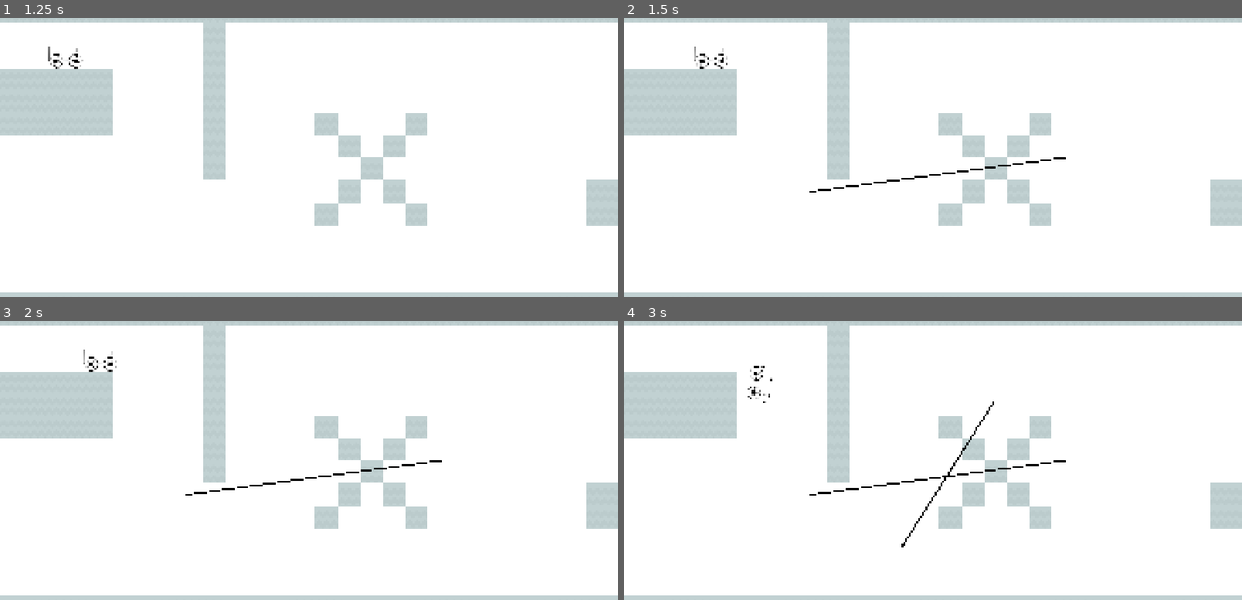
Above: before the commit, frames 1-4 (two rows, left to right).
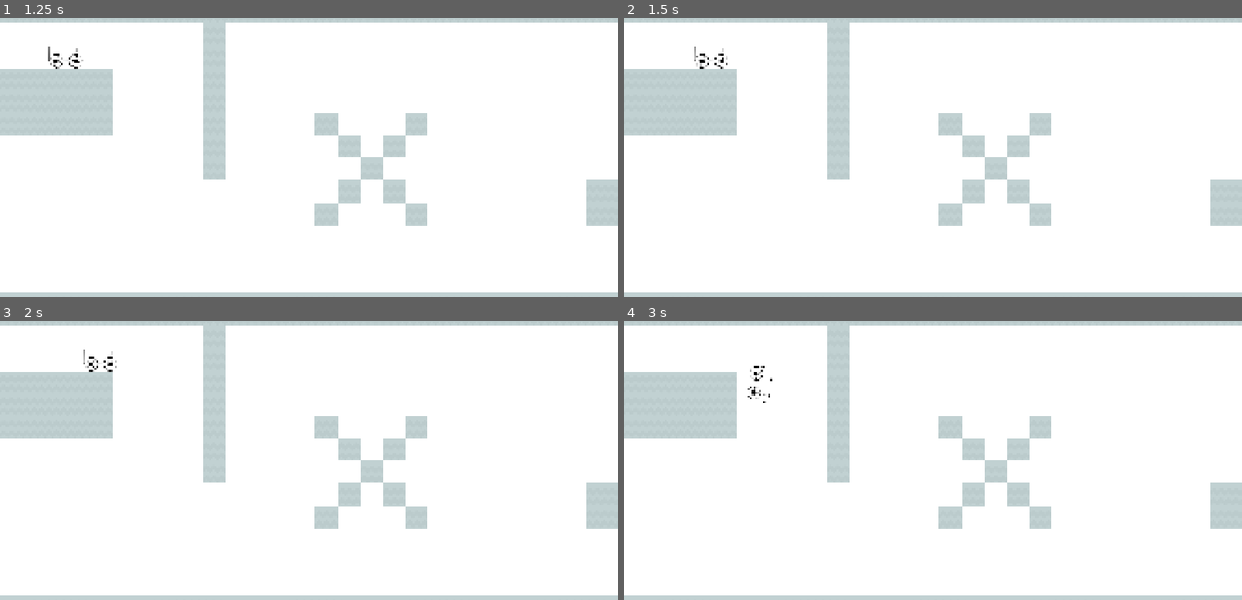
Above: after the commit, the same moments.

Repository: alanmelloni97/godot-template
Game: Godot game, scene res://game_logic/level/level.tscn
Two runs of this game, one before a commit and one after it. Both use one fixed random seed, a clock stepped at 60 frames per second and the inputs below.
Inputs (mouse positions are in pixels of both pictures, inside the frame that each line leads up to):
- Up to frame 1 (1.25 s): tap Enter at 0.5 s; move the mouse to (444, 157) at 0.52 s; press the mouse at (444, 157) at 0.53 s; hold W (accelerate) from 0.53 s (still down); right-click (444, 157) at 0.8 s
- Up to frame 2 (1.5 s): move the mouse to (809, 190) at 1.27 s; release W (accelerate) at 1.28 s; release the mouse at (809, 190) at 1.28 s; hold S (brake) from 1.28 s (still down); right-click (809, 190) at 1.35 s
- Up to frame 3 (2 s): keep holding S (brake); click (185, 493) at 1.55 s
- Up to frame 4 (3 s): move the mouse to (994, 401) at 2.02 s; release S (brake) at 2.03 s; press the mouse at (994, 401) at 2.03 s; hold W (accelerate) from 2.03 s (still down); right-click (994, 401) at 2.3 s; move the mouse to (902, 546) at 2.77 s; release the mouse at (902, 546) at 2.78 s; right-click (902, 546) at 2.85 s

Frame 1 is identical in both runs. In frame 2, 0.2% of the frame differs, in the area x 30-72%, y 49-63%; in frame 3, 0.2%; in frame 4, 0.4%, in the area x 30-72%, y 28-82%.

Commit message:
bruhes working

Diff:
--- /dev/null
+++ b/game_logic/level/brush_handler.gd
@@ -0,0 +1,30 @@
+extends Node
+class_name BrushHandler
+
+enum Brush{ PAINTER, ERASER}
+@export var paint_manager: PaintManager
+@export var erase_manager: EraseManager
+
+var brush: Brush = Brush.PAINTER
+
+func _ready() -> void:
+	erase_manager.process_mode = Node.PROCESS_MODE_DISABLED
+
+func _unhandled_input(event: InputEvent) -> void:
+	if event.is_action_pressed("change_brush"):
+		if brush == Brush.PAINTER:
+			change_brush(Brush.ERASER)
+		else:
+			change_brush(Brush.PAINTER)
+
+
+func change_brush(_brush: Brush):
+	print(_brush)
+	if _brush == Brush.PAINTER:
+		erase_manager.process_mode = Node.PROCESS_MODE_DISABLED
+		paint_manager.process_mode = Node.PROCESS_MODE_INHERIT
+		brush = Brush.PAINTER
+	else:
+		paint_manager.process_mode = Node.PROCESS_MODE_DISABLED
+		erase_manager.process_mode = Node.PROCESS_MODE_INHERIT
+		brush = Brush.ERASER
--- a/game_logic/level/level.tscn
+++ b/game_logic/level/level.tscn
@@ -1,13 +1,17 @@
 [gd_scene format=4 uid="uid://deknwytbin24p"]
 
+[ext_resource type="Script" uid="uid://5m54qnyt4im6" path="res://game_logic/level/brush_handler.gd" id="1_oyh4j"]
 [ext_resource type="Script" uid="uid://cs6mnc0bix7a5" path="res://game_logic/mouse_painter/mouse_painter.gd" id="1_y6m4d"]
 [ext_resource type="PackedScene" uid="uid://d3e46twcei605" path="res://game_logic/vehicle/vehicle.tscn" id="2_3qttp"]
-[ext_resource type="PackedScene" uid="uid://dcln0f8nou1u7" path="res://game_logic/mouse_painter/line.tscn" id="2_7i0e5"]
 [ext_resource type="Texture2D" uid="uid://svrg2r0m212r" path="res://assets/tileset/sheet.png" id="3_3qttp"]
 [ext_resource type="Script" uid="uid://bfw2xskpytgek" path="res://components/mouse_follower/mouse_follower.gd" id="3_guxw8"]
+[ext_resource type="PackedScene" uid="uid://cirt2ex1q75e2" path="res://game_logic/mouse_painter/segment.tscn" id="3_oyh4j"]
+[ext_resource type="Script" uid="uid://b3n0reggskko0" path="res://game_logic/level/line_eraser.gd" id="3_sf1xj"]
 
 [sub_resource type="CircleShape2D" id="CircleShape2D_b7sxp"]
 radius = 2.0
+
+[sub_resource type="CircleShape2D" id="CircleShape2D_oyh4j"]
 
 [sub_resource type="TileSetAtlasSource" id="TileSetAtlasSource_7i0e5"]
 texture = ExtResource("3_3qttp")
@@ -92,22 +96,38 @@
 
 [node name="Level" type="Node2D" unique_id=898447591]
 
-[node name="MousePainter" type="Node" parent="." unique_id=762700113 node_paths=PackedStringArray("map", "mouse_detector")]
+[node name="BrushHandler" type="Node" parent="." unique_id=54407087 node_paths=PackedStringArray("paint_manager", "erase_manager")]
+script = ExtResource("1_oyh4j")
+paint_manager = NodePath("PaintManager")
+erase_manager = NodePath("EraseManager")
+
+[node name="PaintManager" type="Node" parent="BrushHandler" unique_id=762700113 node_paths=PackedStringArray("map", "mouse_pointer")]
 script = ExtResource("1_y6m4d")
-map = NodePath("..")
-line = ExtResource("2_7i0e5")
-mouse_detector = NodePath("../MouseFollower/MouseDetector")
+map = NodePath("../..")
+segment = ExtResource("3_oyh4j")
+mouse_pointer = NodePath("PaintBrush")
 
-[node name="MouseFollower" type="Node" parent="." unique_id=39241476]
-
-[node name="MouseDetector" type="Area2D" parent="MouseFollower" unique_id=1139076505 node_paths=PackedStringArray("object")]
+[node name="PaintBrush" type="Area2D" parent="BrushHandler/PaintManager" unique_id=1139076505 node_paths=PackedStringArray("object")]
 collision_layer = 0
 collision_mask = 5
 script = ExtResource("3_guxw8")
 object = NodePath(".")
 
-[node name="CollisionShape2D" type="CollisionShape2D" parent="MouseFollower/MouseDetector" unique_id=1895995038]
+[node name="CollisionShape2D" type="CollisionShape2D" parent="BrushHandler/PaintManager/PaintBrush" unique_id=1895995038]
 shape = SubResource("CircleShape2D_b7sxp")
+
+[node name="EraseManager" type="Node" parent="BrushHandler" unique_id=1795477852 node_paths=PackedStringArray("eraser_brush")]
+script = ExtResource("3_sf1xj")
+eraser_brush = NodePath("EraserBrush")
+
+[node name="EraserBrush" type="Area2D" parent="BrushHandler/EraseManager" unique_id=139293500 node_paths=PackedStringArray("object")]
+collision_layer = 0
+collision_mask = 2
+script = ExtResource("3_guxw8")
+object = NodePath(".")
+
+[node name="CollisionShape2D" type="CollisionShape2D" parent="BrushHandler/EraseManager/EraserBrush" unique_id=227959419]
+shape = SubResource("CircleShape2D_oyh4j")
 
 [node name="Vehicle" parent="." unique_id=1312619414 instance=ExtResource("2_3qttp")]
 position = Vector2(100, 150)
--- /dev/null
+++ b/game_logic/level/line_eraser.gd
@@ -0,0 +1,13 @@
+extends Node
+class_name EraseManager
+
+signal erased_segment()
+@export var eraser_brush: Area2D
+
+func _ready() -> void:
+	eraser_brush.body_entered.connect(_on_body_entered)
+
+func _on_body_entered(body: Node2D):
+	if Input.is_action_pressed("draw"):
+		body.queue_free()
+		erased_segment.emit()
--- a/game_logic/mouse_painter/mouse_painter.gd
+++ b/game_logic/mouse_painter/mouse_painter.gd
@@ -1,28 +1,24 @@
+class_name PaintManager
 extends Node
 
-class_name MousePainter
 
 signal added_point()
 signal added_line()
 signal cant_start_line()
 signal cant_continue_line()
 
-enum State { IDLE, DRAWING, BLOCKED}
+enum State { IDLE, DRAWING, BLOCKED }
 
 @export var map: Node2D
-@export var line: PackedScene
-@export var mouse_detector: Area2D
+@export var segment: PackedScene
+@export var mouse_pointer: Area2D
 @export var POINT_DISTANCE: float = 10
 var last_point: Vector2
-var current_static_body: StaticBody2D
 var points_placed: int = 1
 var state: State = State.IDLE
 
-func _ready() -> void:
-	_add_static_body.call_deferred()
 
-func _physics_process(delta: float) -> void:
-	print(points_placed)
+func _physics_process(_delta: float) -> void:
 	var mouse_pos: Vector2 = map.get_global_mouse_position()
 	if state == State.IDLE:
 		if Input.is_action_just_pressed("draw"):
@@ -42,56 +38,35 @@
 
 
 func try_start_line(mouse_pos: Vector2):
-	if mouse_detector.has_overlapping_bodies():
+	if mouse_pointer.has_overlapping_bodies():
 		cant_start_line.emit()
 		return
 	last_point = mouse_pos
 	try_placement(mouse_pos)
 
 
-
 func try_placement(mouse_pos: Vector2) -> bool:
-	if mouse_detector.has_overlapping_bodies():
-		print(mouse_detector.get_overlapping_bodies())
+	if mouse_pointer.has_overlapping_bodies():
 		cant_continue_line.emit()
 		finish_line()
 		state = State.BLOCKED
 		return false
 	var mouse_distance: float = last_point.distance_to(mouse_pos)
 	if mouse_distance > POINT_DISTANCE:
-		place_line_collider(last_point, mouse_pos)
-		draw_segment(last_point, mouse_pos)
+		place_segment(last_point, mouse_pos)
 		last_point = mouse_pos
 		state = State.DRAWING
 		return true
 	return false
 
 
-func place_line_collider(a: Vector2, b: Vector2):
-	var new_collision_shape: CollisionShape2D = CollisionShape2D.new()
-	var new_segment: SegmentShape2D = SegmentShape2D.new()
-	new_segment.a = a
-	new_segment.b = b
-	new_collision_shape.shape = new_segment
-	current_static_body.add_child(new_collision_shape)
+func place_segment(a: Vector2, b: Vector2):
+	var new_segment: Segment = segment.instantiate()
+	new_segment.set_segment(a, b)
+	map.add_child(new_segment)
 	points_placed += 1
 	added_point.emit()
 
 
-func draw_segment(a: Vector2, b: Vector2):
-	var new_line: Line2D = line.instantiate()
-	new_line.add_point(a)
-	new_line.add_point(b)
-	add_child(new_line)
-
-
 func finish_line():
-	_add_static_body()
 	added_line.emit()
-
-
-func _add_static_body():
-	current_static_body = StaticBody2D.new()
-	current_static_body.set_collision_layer_value(1, false)
-	current_static_body.set_collision_layer_value(2, true)
-	map.add_child(current_static_body)
--- /dev/null
+++ b/game_logic/mouse_painter/segment.gd
@@ -0,0 +1,13 @@
+extends StaticBody2D
+class_name Segment
+
+
+@export var collision_shape_2d: CollisionShape2D
+@export var line_2d: Line2D
+
+
+func set_segment(a: Vector2, b: Vector2):
+	collision_shape_2d.shape.a = a
+	collision_shape_2d.shape.b = b
+	line_2d.add_point(a)
+	line_2d.add_point(b)
--- /dev/null
+++ b/game_logic/mouse_painter/segment.tscn
@@ -0,0 +1,19 @@
+[gd_scene format=3 uid="uid://cirt2ex1q75e2"]
+
+[ext_resource type="Script" uid="uid://5an7ndij37kb" path="res://game_logic/mouse_painter/segment.gd" id="1_356jk"]
+
+[sub_resource type="SegmentShape2D" id="SegmentShape2D_b7sxp"]
+resource_local_to_scene = true
+
+[node name="Segment" type="StaticBody2D" unique_id=1295697089 node_paths=PackedStringArray("collision_shape_2d", "line_2d")]
+collision_layer = 2
+collision_mask = 5
+script = ExtResource("1_356jk")
+collision_shape_2d = NodePath("CollisionShape2D")
+line_2d = NodePath("Line2D")
+
+[node name="Line2D" type="Line2D" parent="." unique_id=460932308]
+default_color = Color(0, 0, 0, 1)
+
+[node name="CollisionShape2D" type="CollisionShape2D" parent="." unique_id=1439377023]
+shape = SubResource("SegmentShape2D_b7sxp")
--- a/project.godot
+++ b/project.godot
@@ -68,6 +68,12 @@
 "events": [Object(InputEventKey,"resource_local_to_scene":false,"resource_name":"","device":-1,"window_id":0,"alt_press …(192 unchanged characters)…
 ]
 }
+change_brush={
+"deadzone": 0.2,
+"events": [Object(InputEventMouseButton,"resource_local_to_scene":false,"resource_name":"","device":-1,"window_id":0,"alt_pressed":false,"shift_pressed":false,"ctrl_pressed":false,"meta_pressed":false,"button_mask":2,"position":Vector2(155, 26),"global_position":Vector2(167, 86),"factor":1.0,"button_index":2,"canceled":false,"pressed":true,"double_click":false,"script":null)
+, Object(InputEventKey,"resource_local_to_scene":false,"resource_name":"","device":-1,"window_id":0,"alt_pressed":false,"shift_pressed":false,"ctrl_pressed":false,"meta_pressed":false,"pressed":false,"keycode":0,"physical_keycode":81,"key_label":0,"unicode":113,"location":0,"echo":false,"script":null)
+]
+}
 
 [layer_names]
 
Not shown, added: game_logic/level/brush_handler.gd.uid
Not shown, added: game_logic/level/line_eraser.gd.uid
Not shown, added: game_logic/mouse_painter/segment.gd.uid
Not shown, removed: z_ignored/.tileset.kra-autosave.kra
Not shown, changed: z_ignored/tileset.kra
Not shown, changed: z_ignored/tileset.kra~
Not shown, removed: z_ignored/vehicle/.wheel.kra-autosave.kra
Not shown, changed: z_ignored/vehicle/wheel.kra
Not shown, changed: z_ignored/vehicle/wheel.kra~
